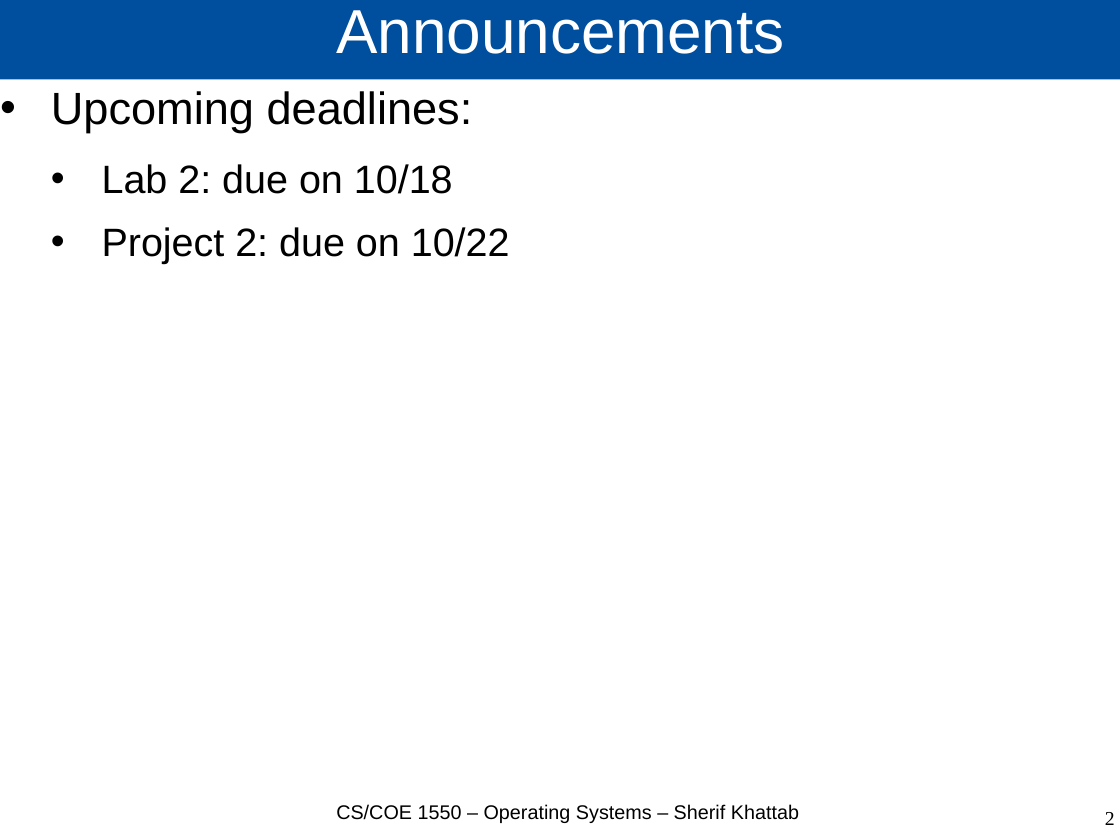
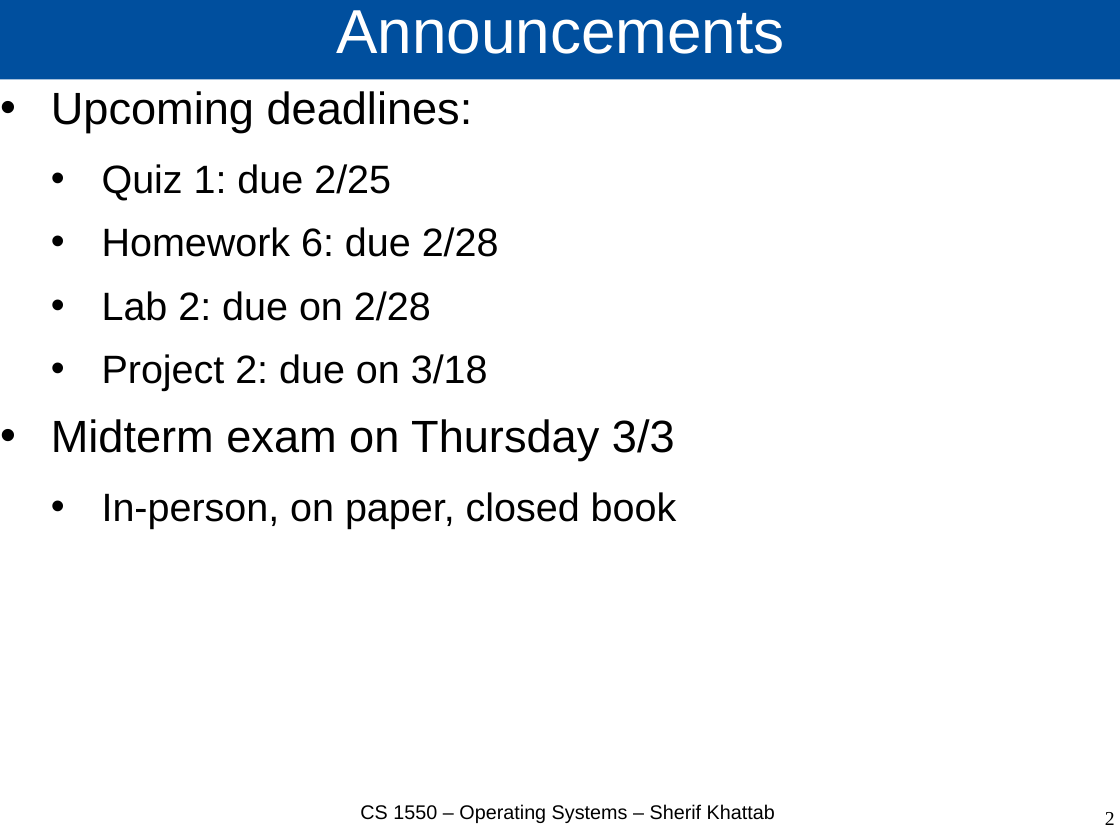
Before and after one commit to cs1550-2224/cs1550-code-handouts, a slide deck: slide 2 of DraftSlides/Lecture12.pptx. Drawn at 1120x840 pixels with LibreOffice and Linux fonts; fonts in the diff are those of the drawing. Boxes give left, top, right and bottom in pixels: in the first picture for what was removed or moved away, otherwise in the second. Text is boxed around its words. In the diff, an @@ line names an element or a change of style, - is before the commit and + after.

```diff
--- a/DraftSlides/Lecture12.pptx
+++ b/DraftSlides/Lecture12.pptx
@@ text at [51, 164, 677, 529]: text changed @@
-  • Lab 2: due on 10/18
-  • Project 2: due on 10/22
+  • Quiz 1: due 2/25
+  • Homework 6: due 2/28
+  • Lab 2: due on 2/28
+  • Project 2: due on 3/18
+• Midterm exam on Thursday 3/3
+  • In-person, on paper, closed book
@@ text at [360, 804, 775, 823]: text changed @@
-CS/COE 1550 – Operating Systems – Sherif Khattab
+CS 1550 – Operating Systems – Sherif Khattab
```
Also in this commit, not shown: 7 other slides changed, 37 slides added, 7 other files.
